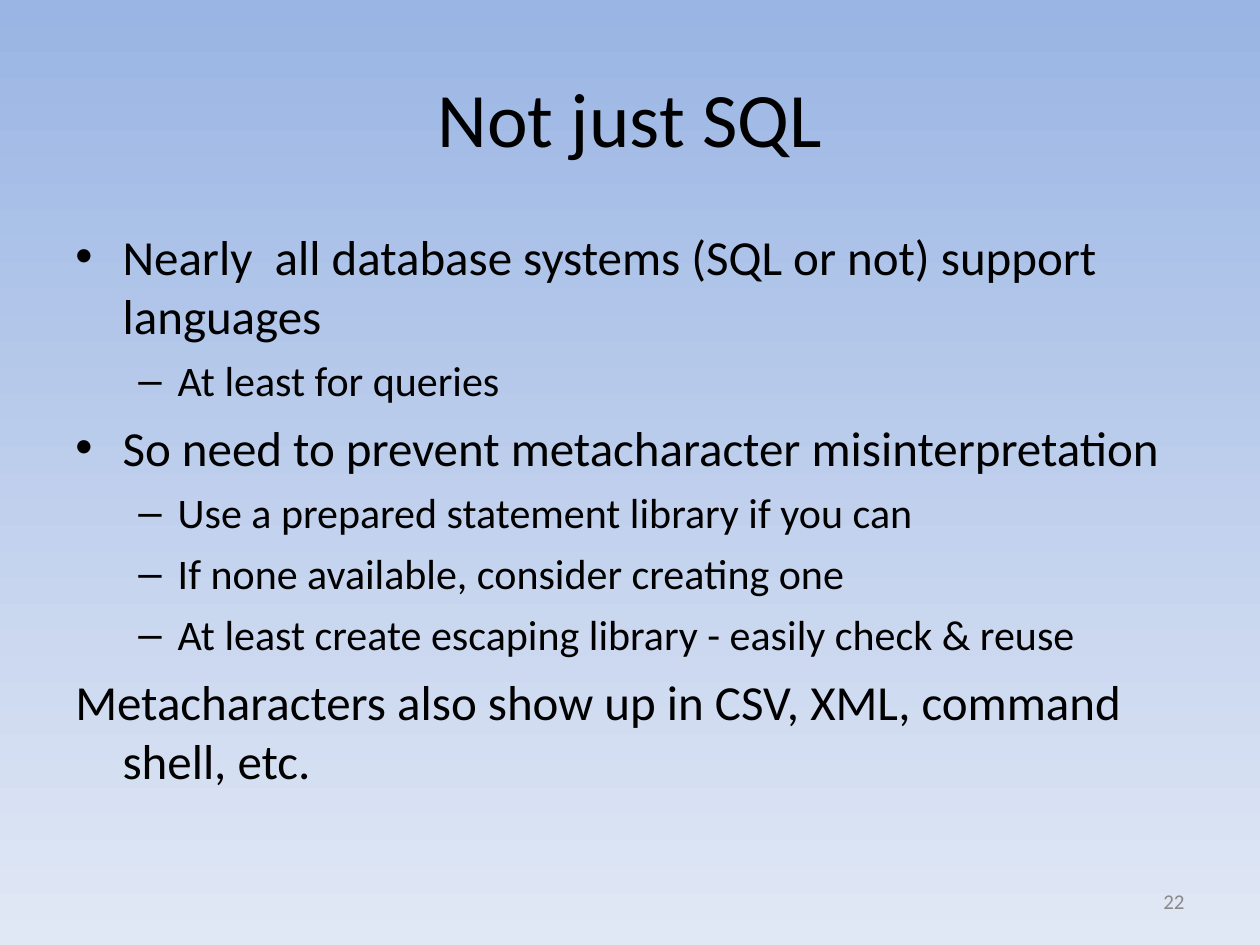
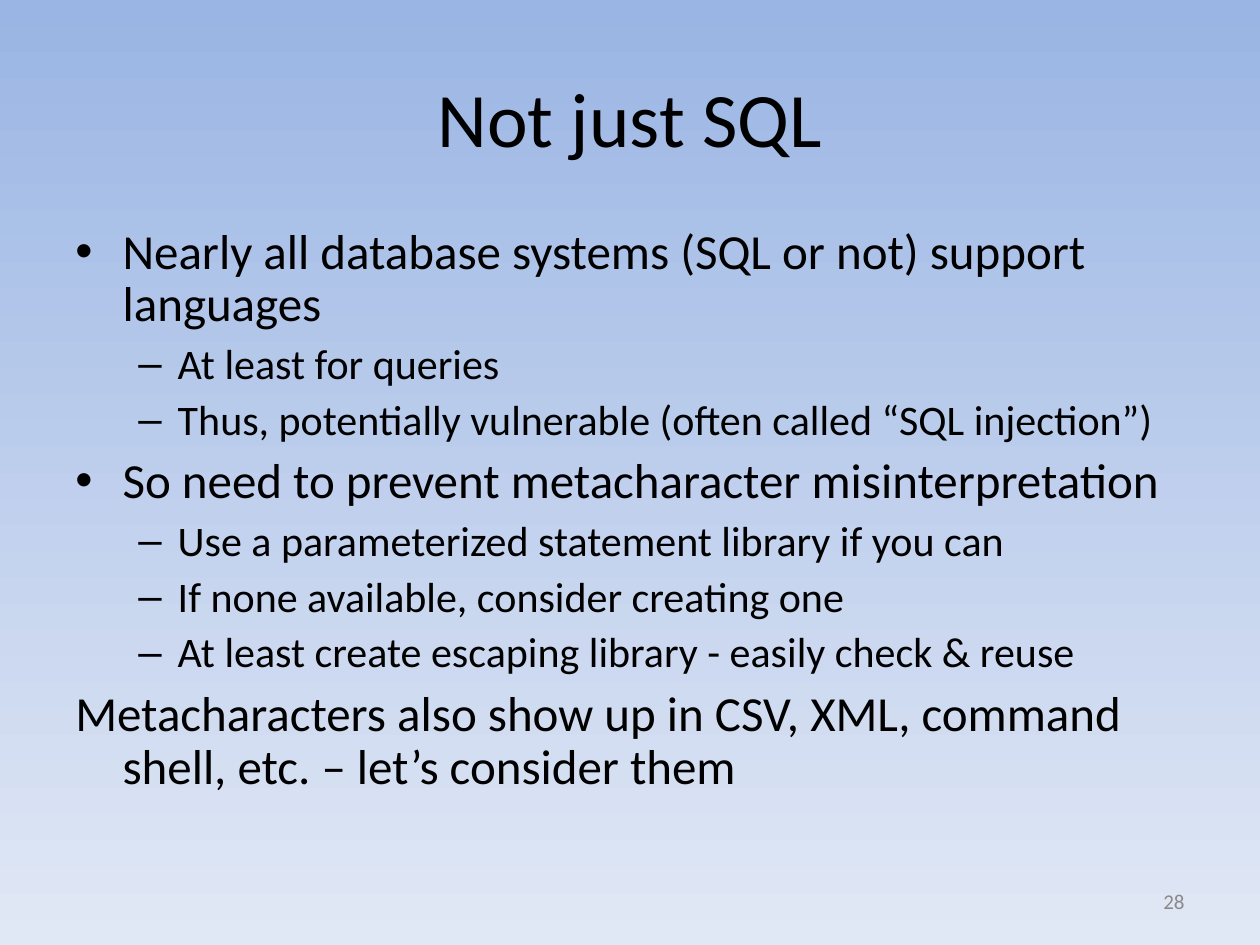
Before and after one commit to david-a-wheeler/david-a-wheeler.github.io, a slide deck: slide 28 of secure-class/presentations/Secure-Software-5-Call-Out.ppt (slide 22 before the commit). Drawn at 1260x945 pixels with LibreOffice and Linux fonts; fonts in the diff are those of the drawing. Boxes give left, top, right and bottom in pixels: in the first picture for what was removed or moved away, otherwise in the second. Text is boxed around its words. In the diff, an @@ line names an element or a change of style, - is before the commit and + after.

Commit message:
Update deck 5 to discuss "parameterized statements"
Prepared statements are one way to get parameterized
statements, but in some ecosystems there's more than
one way. Extend this discussion.

```diff
--- a/secure-class/presentations/Secure-Software-5-Call-Out.ppt
+++ b/secure-class/presentations/Secure-Software-5-Call-Out.ppt
@@ text at (123,233,1159,675): line spacing 1 to 0.9 @@
@@ text at (178,404,1152,443): paragraph added @@
+  – Thus, potentially vulnerable (often called “SQL injection”)
@@ text at (178,526,1004,563): text changed @@
-  – Use a prepared statement library if you can
+  – Use a parameterized statement library if you can
@@ text at (75,697,1121,790): text changed @@
-Metacharacters also show up in CSV, XML, command shell, etc.
+Metacharacters also show up in CSV, XML, command shell, etc. – let’s consider them
@@ page number at (1163,895,1184,909): text changed @@
-22
+28
```
Also in this commit, not shown: 6 other slides changed, 6 slides added.
